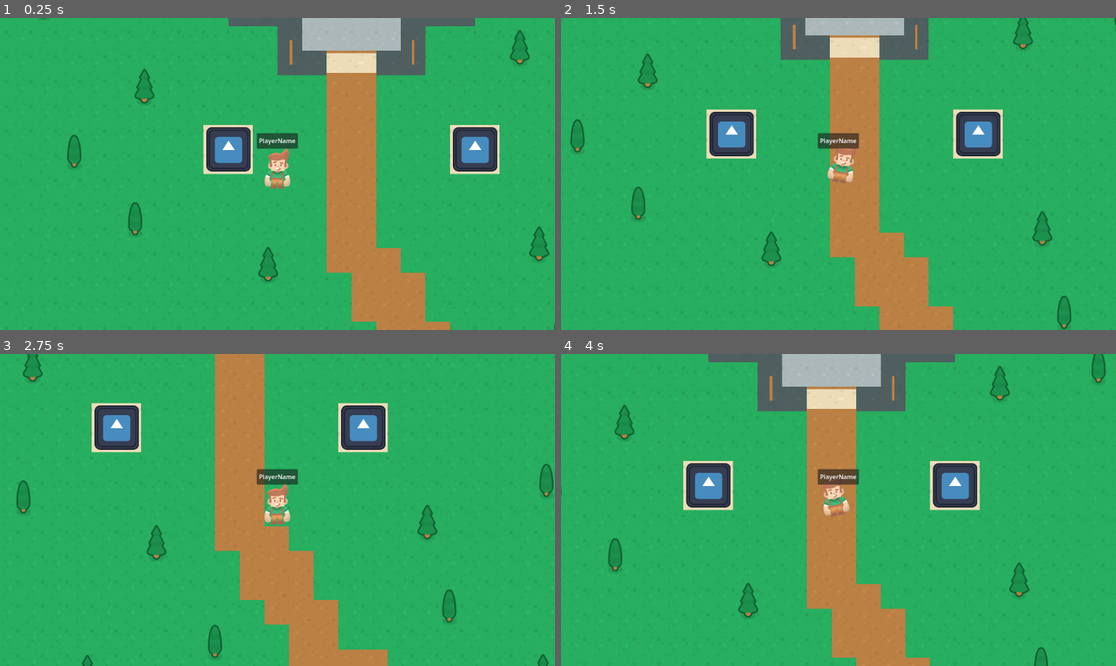
Above: before the commit, frames 1-4 (two rows, left to right).
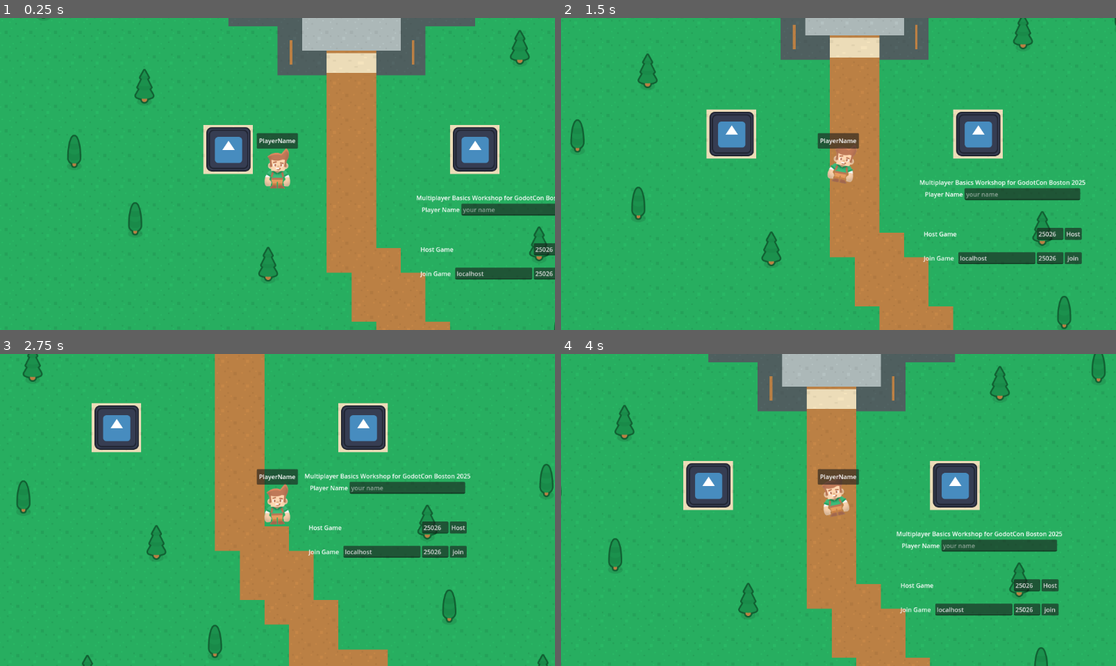
Above: after the commit, the same moments.

Repository: Travh98/MultiplayerBasicsWorkshopGodotCon2025
Game: Godot game, scene res://components/game_tree.tscn
The game is run twice, just before and just after one commit, with the same random seed, the same clock (stepped at 60 frames per second) and the same inputs. The engine's default icon, where the game draws it, is replaced by a stand-in: a white triangle on a blue panel in a dark square.
Inputs:
- Up to frame 1 (0.25 s): no input
- Up to frame 2 (1.5 s): hold D (move_right) 0.53-1.28 s; hold S (move_down) from 1.28 s (still down)
- Up to frame 3 (2.75 s): release S (move_down) at 2.03 s; hold D (move_right) from 2.03 s (still down)
- Up to frame 4 (4 s): release D (move_right) at 2.78 s; hold W (move_up) 2.78-3.53 s; hold A (move_left) from 3.53 s (still down)

The runs differ from the first frame. In frame 1, 2.0% of the frame differs, in the area x 75-100%, y 56-84%; in frame 2, 2.5%; in frame 3, 2.5%; in frame 4, 2.5%, in the area x 60-91%, y 56-84%.

Commit message:
Update game tree to have GuiMgr

Diff:
--- a/components/game_tree.tscn
+++ b/components/game_tree.tscn
@@ -1,8 +1,10 @@
-[gd_scene load_steps=5 format=3 uid="uid://xhma3wlrqehr"]
+[gd_scene load_steps=7 format=3 uid="uid://xhma3wlrqehr"]
 
 [ext_resource type="PackedScene" uid="uid://bbt71rqh7m6g5" path="res://levels/castle_level.tscn" id="1_q3u5y"]
 [ext_resource type="PackedScene" uid="uid://01tmnbmsfsnf" path="res://entities/player.tscn" id="2_ooffa"]
+[ext_resource type="Script" path="res://ui/gui_mgr.gd" id="3_g7dyb"]
 [ext_resource type="Script" uid="uid://bnbo2q7p87pow" path="res://components/server_connection/enet_server.gd" id="3_sw6lo"]
+[ext_resource type="PackedScene" uid="uid://cnc7h6xdn8j2b" path="res://ui/start_connect_menu.tscn" id="4_qu4p1"]
 [ext_resource type="Script" uid="uid://6chdyvdnouf4" path="res://components/server_connection/server_connector.gd" id="4_t4jwi"]
 
 [node name="GameTree" type="Node"]
@@ -15,6 +17,11 @@
 
 [node name="Player" parent="PlayersMgr" instance=ExtResource("2_ooffa")]
 
+[node name="GuiMgr" type="Node" parent="."]
+script = ExtResource("3_g7dyb")
+
+[node name="StartConnectMenu" parent="GuiMgr" instance=ExtResource("4_qu4p1")]
+
 [node name="ServerInterface" type="Node" parent="."]
 
 [node name="EnetServer" type="Node" parent="ServerInterface"]
--- a/entities/castle_door.tscn
+++ b/entities/castle_door.tscn
@@ -6,6 +6,33 @@
 
 [sub_resource type="RectangleShape2D" id="RectangleShape2D_0plpm"]
 size = Vector2(128, 64)
+
+[sub_resource type="Animation" id="Animation_wy2ja"]
+length = 0.001
+tracks/0/type = "value"
+tracks/0/imported = false
+tracks/0/enabled = true
+tracks/0/path = NodePath("StaticBody2D:position")
+tracks/0/interp = 1
+tracks/0/loop_wrap = true
+tracks/0/keys = {
+"times": PackedFloat32Array(0),
+"transitions": PackedFloat32Array(1),
+"update": 0,
+"values": [Vector2(0, 0)]
+}
+tracks/1/type = "value"
+tracks/1/imported = false
+tracks/1/enabled = true
+tracks/1/path = NodePath("StaticBody2D:rotation")
+tracks/1/interp = 1
+tracks/1/loop_wrap = true
+tracks/1/keys = {
+"times": PackedFloat32Array(0),
+"transitions": PackedFloat32Array(1),
+"update": 0,
+"values": [0.0]
+}
 
 [sub_resource type="Animation" id="Animation_2htw3"]
 resource_name = "open_door"
@@ -33,33 +60,6 @@
 "transitions": PackedFloat32Array(1, 1),
 "update": 0,
 "values": [0.0, -1.33686]
-}
-
-[sub_resource type="Animation" id="Animation_wy2ja"]
-length = 0.001
-tracks/0/type = "value"
-tracks/0/imported = false
-tracks/0/enabled = true
-tracks/0/path = NodePath("StaticBody2D:position")
-tracks/0/interp = 1
-tracks/0/loop_wrap = true
-tracks/0/keys = {
-"times": PackedFloat32Array(0),
-"transitions": PackedFloat32Array(1),
-"update": 0,
-"values": [Vector2(0, 0)]
-}
-tracks/1/type = "value"
-tracks/1/imported = false
-tracks/1/enabled = true
-tracks/1/path = NodePath("StaticBody2D:rotation")
-tracks/1/interp = 1
-tracks/1/loop_wrap = true
-tracks/1/keys = {
-"times": PackedFloat32Array(0),
-"transitions": PackedFloat32Array(1),
-"update": 0,
-"values": [0.0]
 }
 
 [sub_resource type="AnimationLibrary" id="AnimationLibrary_yolcc"]
--- a/entities/player.tscn
+++ b/entities/player.tscn
@@ -5,6 +5,33 @@
 
 [sub_resource type="CircleShape2D" id="CircleShape2D_wwbr7"]
 radius = 29.0
+
+[sub_resource type="Animation" id="Animation_e4p34"]
+length = 0.001
+tracks/0/type = "value"
+tracks/0/imported = false
+tracks/0/enabled = true
+tracks/0/path = NodePath("Sprite2D:position")
+tracks/0/interp = 1
+tracks/0/loop_wrap = true
+tracks/0/keys = {
+"times": PackedFloat32Array(0),
+"transitions": PackedFloat32Array(1),
+"update": 0,
+"values": [Vector2(0, -26)]
+}
+tracks/1/type = "value"
+tracks/1/imported = false
+tracks/1/enabled = true
+tracks/1/path = NodePath("Sprite2D:rotation")
+tracks/1/interp = 1
+tracks/1/loop_wrap = true
+tracks/1/keys = {
+"times": PackedFloat32Array(0),
+"transitions": PackedFloat32Array(1),
+"update": 0,
+"values": [0.0]
+}
 
 [sub_resource type="Animation" id="Animation_b0kkn"]
 resource_name = "idle"
@@ -33,33 +60,6 @@
 "transitions": PackedFloat32Array(1, 1, 1),
 "update": 0,
 "values": [0.0, 0.0523599, 0.0]
-}
-
-[sub_resource type="Animation" id="Animation_e4p34"]
-length = 0.001
-tracks/0/type = "value"
-tracks/0/imported = false
-tracks/0/enabled = true
-tracks/0/path = NodePath("Sprite2D:position")
-tracks/0/interp = 1
-tracks/0/loop_wrap = true
-tracks/0/keys = {
-"times": PackedFloat32Array(0),
-"transitions": PackedFloat32Array(1),
-"update": 0,
-"values": [Vector2(0, -26)]
-}
-tracks/1/type = "value"
-tracks/1/imported = false
-tracks/1/enabled = true
-tracks/1/path = NodePath("Sprite2D:rotation")
-tracks/1/interp = 1
-tracks/1/loop_wrap = true
-tracks/1/keys = {
-"times": PackedFloat32Array(0),
-"transitions": PackedFloat32Array(1),
-"update": 0,
-"values": [0.0]
 }
 
 [sub_resource type="Animation" id="Animation_rfe5m"]
--- a/entities/stand_on_button.tscn
+++ b/entities/stand_on_button.tscn
@@ -2,6 +2,21 @@
 
 [ext_resource type="Script" uid="uid://cptxv4baw3i6y" path="res://entities/stand_on_button.gd" id="1_d62mg"]
 [ext_resource type="Texture2D" uid="uid://cio8uvnpg56j0" path="res://icon.svg" id="1_ng5be"]
+
+[sub_resource type="Animation" id="Animation_d62mg"]
+length = 0.001
+tracks/0/type = "value"
+tracks/0/imported = false
+tracks/0/enabled = true
+tracks/0/path = NodePath("BehindSprite:rotation")
+tracks/0/interp = 1
+tracks/0/loop_wrap = true
+tracks/0/keys = {
+"times": PackedFloat32Array(0),
+"transitions": PackedFloat32Array(1),
+"update": 0,
+"values": [0.0]
+}
 
 [sub_resource type="Animation" id="Animation_ng5be"]
 resource_name = "spin_button"
@@ -18,21 +33,6 @@
 "transitions": PackedFloat32Array(1, 1),
 "update": 0,
 "values": [0.0, 6.28319]
-}
-
-[sub_resource type="Animation" id="Animation_d62mg"]
-length = 0.001
-tracks/0/type = "value"
-tracks/0/imported = false
-tracks/0/enabled = true
-tracks/0/path = NodePath("BehindSprite:rotation")
-tracks/0/interp = 1
-tracks/0/loop_wrap = true
-tracks/0/keys = {
-"times": PackedFloat32Array(0),
-"transitions": PackedFloat32Array(1),
-"update": 0,
-"values": [0.0]
 }
 
 [sub_resource type="AnimationLibrary" id="AnimationLibrary_d62mg"]
--- a/entities/torch.tscn
+++ b/entities/torch.tscn
@@ -3,6 +3,21 @@
 [ext_resource type="Texture2D" uid="uid://i8om7ox7xivg" path="res://assets/kenney_assets/tile/medievalTile_13.png" id="1_i6b8o"]
 [ext_resource type="Script" uid="uid://jlprxag0dt5k" path="res://entities/torch.gd" id="1_kyii1"]
 [ext_resource type="Texture2D" uid="uid://bw4nd1h4wwfub" path="res://assets/kenney_assets/explosion/explosion03.png" id="2_kyii1"]
+
+[sub_resource type="Animation" id="Animation_ostqq"]
+length = 0.001
+tracks/0/type = "value"
+tracks/0/imported = false
+tracks/0/enabled = true
+tracks/0/path = NodePath("FlameSprite:scale")
+tracks/0/interp = 1
+tracks/0/loop_wrap = true
+tracks/0/keys = {
+"times": PackedFloat32Array(0),
+"transitions": PackedFloat32Array(1),
+"update": 0,
+"values": [Vector2(0.1, 0.1)]
+}
 
 [sub_resource type="Animation" id="Animation_kyii1"]
 resource_name = "torch_burning"
@@ -18,21 +33,6 @@
 "transitions": PackedFloat32Array(1, 1, 1),
 "update": 0,
 "values": [Vector2(0.1, 0.1), Vector2(0.1, 0.12), Vector2(0.1, 0.1)]
-}
-
-[sub_resource type="Animation" id="Animation_ostqq"]
-length = 0.001
-tracks/0/type = "value"
-tracks/0/imported = false
-tracks/0/enabled = true
-tracks/0/path = NodePath("FlameSprite:scale")
-tracks/0/interp = 1
-tracks/0/loop_wrap = true
-tracks/0/keys = {
-"times": PackedFloat32Array(0),
-"transitions": PackedFloat32Array(1),
-"update": 0,
-"values": [Vector2(0.1, 0.1)]
 }
 
 [sub_resource type="AnimationLibrary" id="AnimationLibrary_4irgs"]
